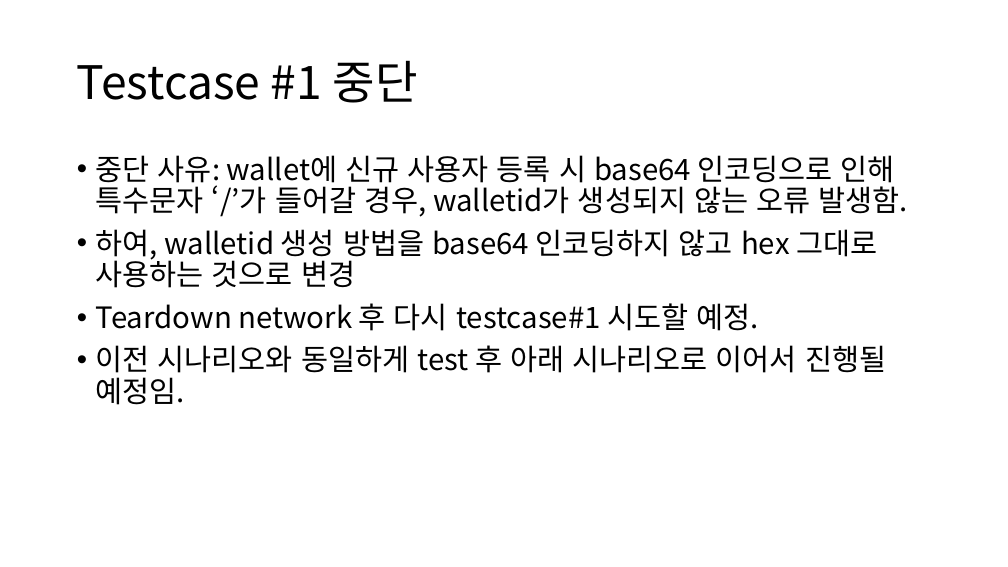
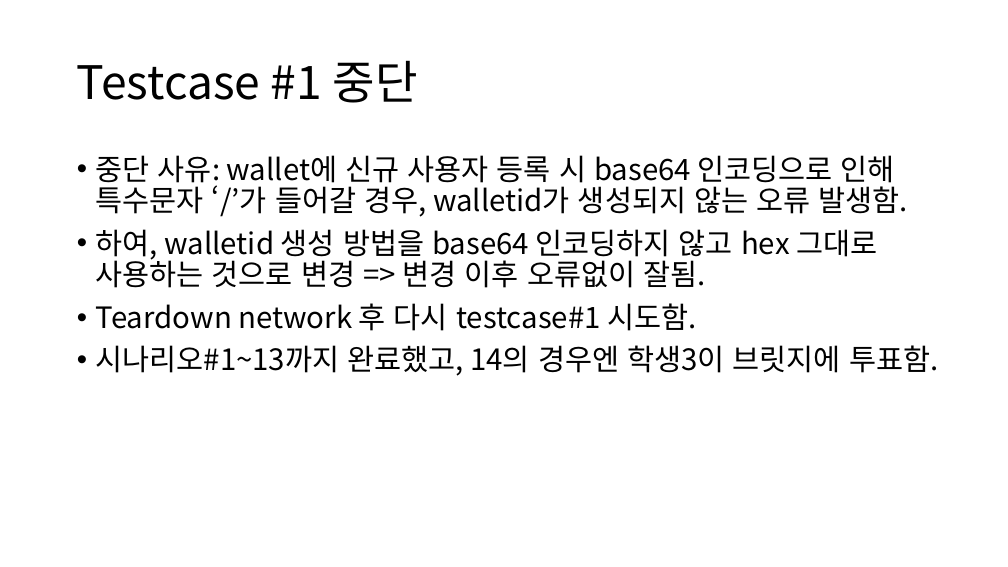
Before and after one commit to BL-UCKSS/evote-project, a slide deck: slide 26 of Document/Testcase/Testcase #1.pptx (slide 25 before the commit). Drawn at 1008x567 pixels with LibreOffice and Linux fonts; fonts in the diff are those of the drawing. Boxes give left, top, right and bottom in pixels: in the first picture for what was removed or moved away, otherwise in the second. Text is boxed around its words. In the diff, an @@ line names an element or a change of style, - is before the commit and + after.

Commit message:
Testcase #1-1 중단

```diff
--- a/Document/Testcase/Testcase #1.pptx
+++ b/Document/Testcase/Testcase #1.pptx
@@ text at box(96, 229, 938, 376): text changed @@
-• 하여, walletid 생성 방법을 base64 인코딩하지 않고 hex 그대로 사용하는 것으로 변경
-• Teardown network 후 다시 testcase#1 시도할 예정.
-• 이전 시나리오와 동일하게 test 후 아래 시나리오로 이어서 진행될 예정임.
+• 하여, walletid 생성 방법을 base64 인코딩하지 않고 hex 그대로 사용하는 것으로 변경 => 변경 이후 오류없이 잘됨.
+• Teardown network 후 다시 testcase#1 시도함.
+• 시나리오#1~13까지 완료했고, 14의 경우엔 학생3이 브릿지에 투표함.
```
Also in this commit, not shown: 3 other slides changed, 5 slides added.
